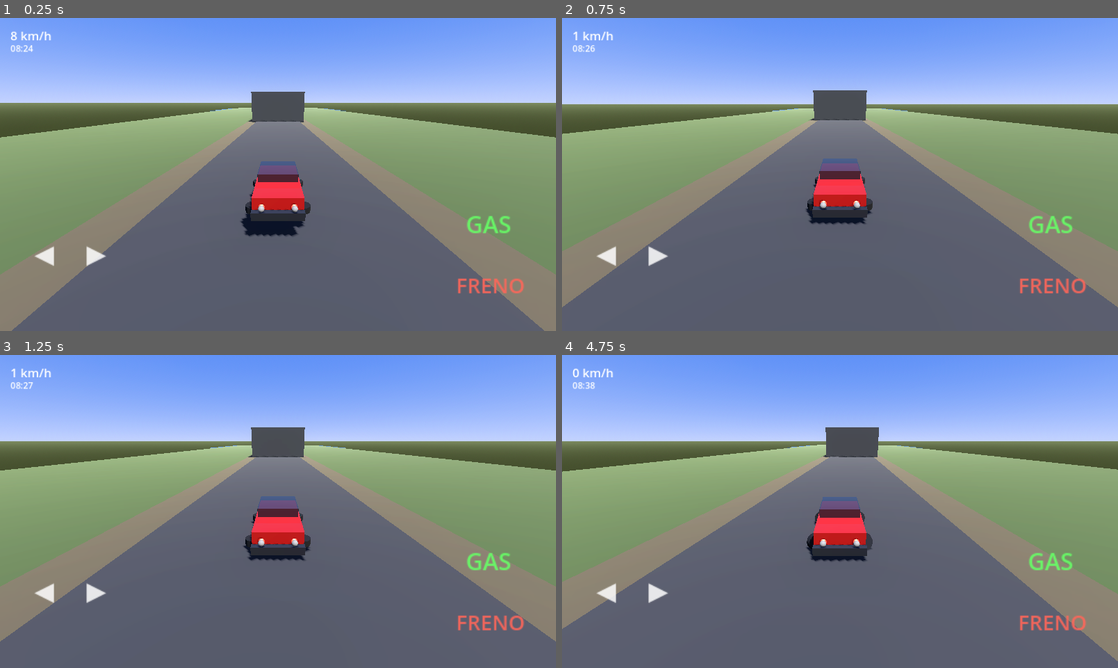
Above: before the commit, frames 1-4 (two rows, left to right).
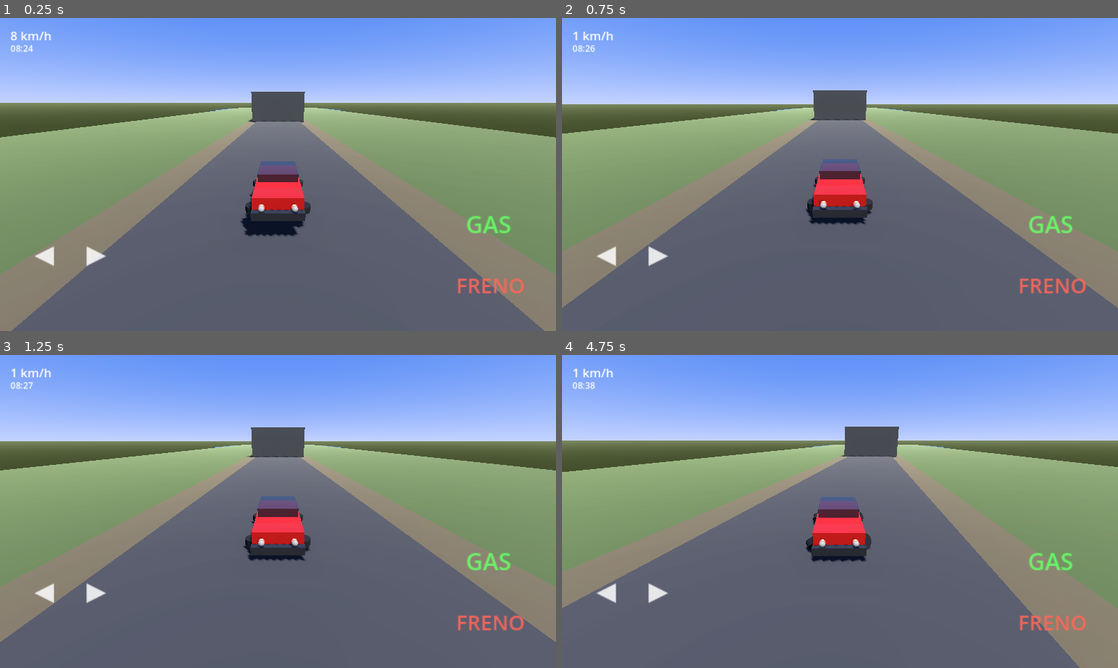
Above: after the commit, the same moments.

Repository: santiagogd2513-cpu/OpenWorld-Colombia-Drive
Game: Godot game, scene res://scenes/main.tscn
Two runs of this game, one before a commit and one after it. Both use one fixed random seed, a clock stepped at 60 frames per second and the inputs below.
Inputs:
- Up to frame 1 (0.25 s): no input
- Up to frame 2 (0.75 s): hold D (steer_right) from 0.53 s (still down)
- Up to frame 3 (1.25 s): keep holding D (steer_right)
- Up to frame 4 (4.75 s): release D (steer_right) at 1.28 s; hold S (brake) 1.28-2.03 s; hold D (steer_right) 2.03-2.78 s; hold W (accelerate) 2.78-3.53 s; hold A (steer_left) from 3.53 s (still down)

Frame 1 is identical in both runs. In frame 2, 0.2% of the frame differs, in the area x 0-100%, y 28-93%; in frame 3, 0.2%; in frame 4, 6.3%, in the area x 0-100%, y 4-100%.

Commit message:
Mejorar físicas del vehículo y leer input táctil desde grupo mobile_input

Diff:
--- a/scripts/vehicle_controller.gd
+++ b/scripts/vehicle_controller.gd
@@ -1,39 +1,42 @@
 extends VehicleBody3D
 
-## Controlador de vehículo estilo arcade (mejor que GTA V en estabilidad)
-## Pensado para el Renault 12 de prueba de Beta 1
+## Controlador arcade del Renault 12
+## Lee teclado + input táctil (grupo mobile_input)
 
-@export var max_steer: float = 0.55
-@export var max_engine_force: float = 280.0
-@export var max_brake_force: float = 45.0
-@export var reverse_force: float = 120.0
-@export var steer_speed: float = 3.5
-@export var auto_center_speed: float = 4.0
+@export var max_steer: float = 0.6
+@export var max_engine_force: float = 420.0
+@export var max_brake_force: float = 55.0
+@export var reverse_force: float = 180.0
+@export var steer_speed: float = 4.5
+@export var auto_center_speed: float = 5.0
 
 var _steer_target: float = 0.0
 var _current_steer: float = 0.0
 
 func _ready() -> void:
-	# Centro de masa un poco más bajo y adelantado para mejor estabilidad
-	center_of_mass = Vector3(0, -0.18, 0.12)
+	center_of_mass = Vector3(0, -0.22, 0.1)
+	add_to_group("player_vehicle")
 
 func _physics_process(delta: float) -> void:
 	var throttle = Input.get_axis("brake", "accelerate")
 	var steer_input = Input.get_axis("steer_right", "steer_left")
 
-	# Dirección suave
+	# Sumar input táctil si existe
+	var mobile = _get_mobile_input()
+	if mobile:
+		throttle = clamp(throttle + mobile.throttle, -1.0, 1.0)
+		steer_input = clamp(steer_input + mobile.steer, -1.0, 1.0)
+
 	_steer_target = steer_input * max_steer
 	_current_steer = move_toward(_current_steer, _steer_target, steer_speed * delta)
 	steering = _current_steer
 
-	# Aceleración / freno / reversa
-	if throttle > 0.0:
+	if throttle > 0.05:
 		engine_force = throttle * max_engine_force
 		brake = 0.0
-	elif throttle < 0.0:
-		# Si vamos hacia adelante, frenamos; si ya estamos casi parados, reversa
+	elif throttle < -0.05:
 		var forward_speed = linear_velocity.dot(-global_transform.basis.z)
-		if forward_speed > 1.5:
+		if forward_speed > 2.0:
 			engine_force = 0.0
 			brake = abs(throttle) * max_brake_force
 		else:
@@ -41,10 +44,14 @@
 			brake = 0.0
 	else:
 		engine_force = 0.0
-		# Freno motor suave
-		brake = 3.0
+		brake = 1.5
 
-	# Auto-centrado de dirección cuando no hay input
 	if abs(steer_input) < 0.05:
 		_current_steer = move_toward(_current_steer, 0.0, auto_center_speed * delta)
 		steering = _current_steer
+
+func _get_mobile_input() -> Node:
+	var nodes = get_tree().get_nodes_in_group("mobile_input")
+	if nodes.size() > 0:
+		return nodes[0]
+	return null
